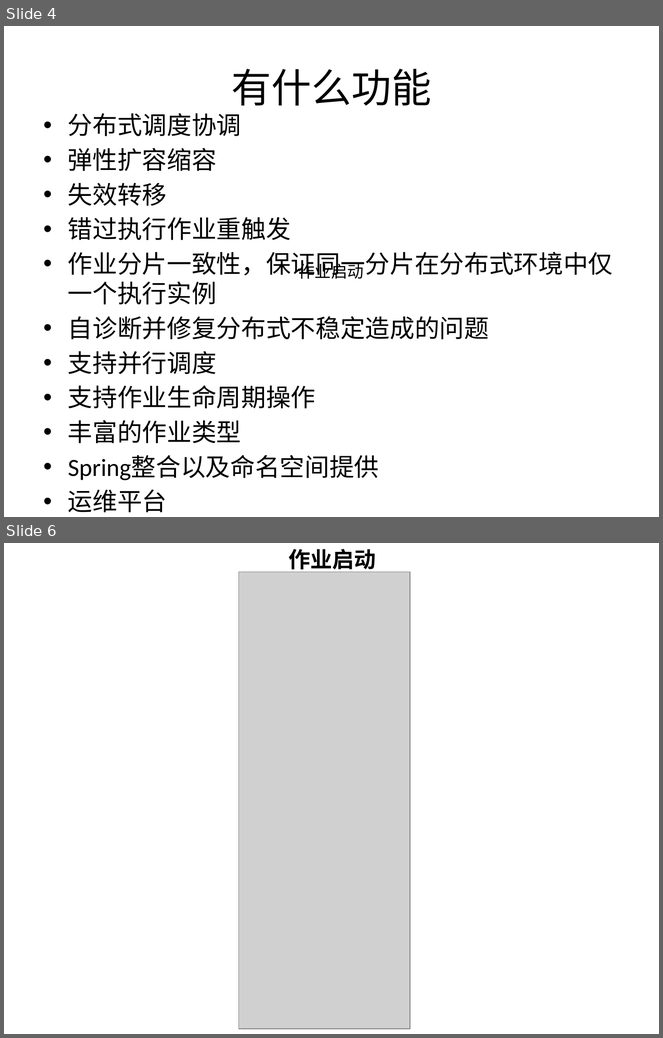
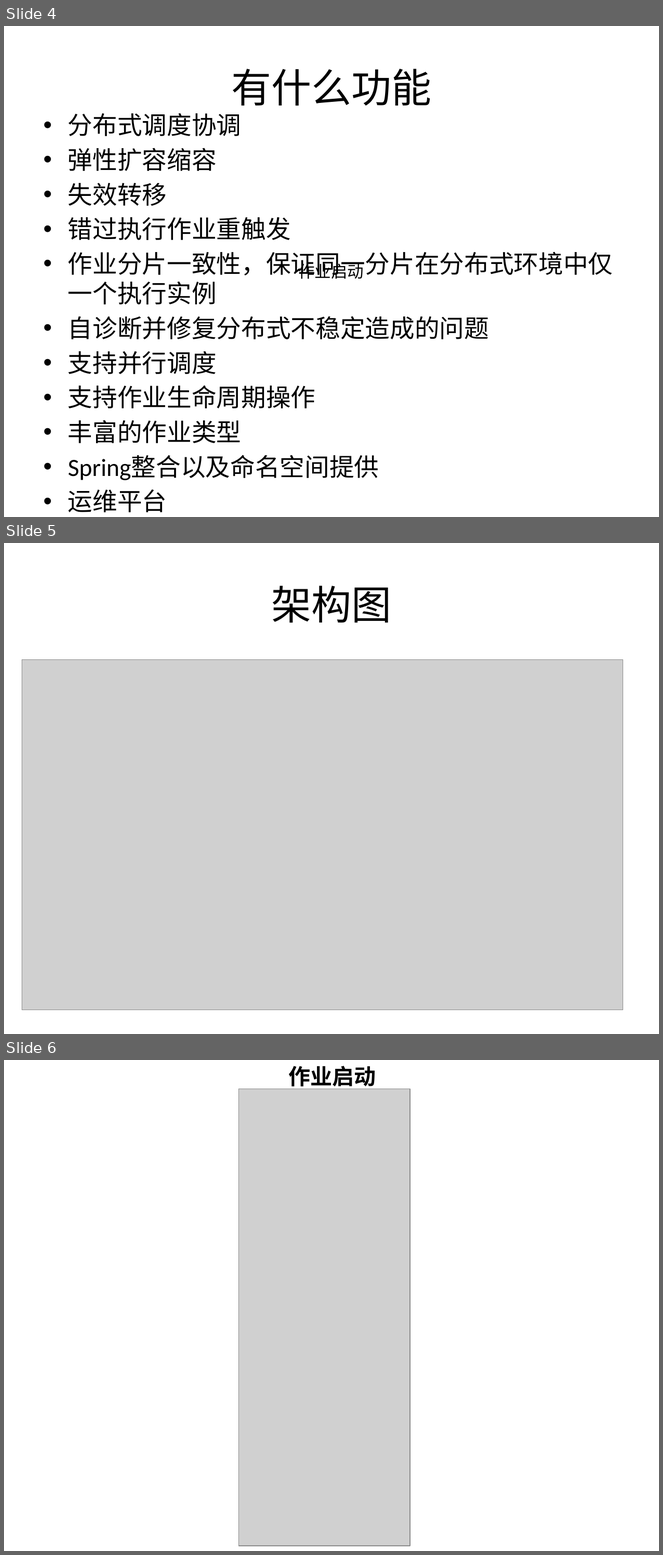
Before and after one commit to liuendy/practice, a slide deck: elastic-job-lite/elastic-job.pptx. Shown one above the other, each under a label of ours: slides 4 and 6 before the commit, slides 4, 5 and 6 after it; the slides between them are not shown. The pictures are 663x1038 and 663x1555 pixels, drawn with LibreOffice and Linux fonts; fonts in the diff are those of the drawing; grey boxes stand for pictures. Boxes give left, top, right and bottom in pixels: in the first picture for what was removed or moved away, otherwise in the second. Text is boxed around its words. In the diff, an @@ line names an element or a change of style, - is before the commit and + after.

```diff
--- a/elastic-job-lite/elastic-job.pptx
+++ b/elastic-job-lite/elastic-job.pptx
@@ slide 5 added at [4, 543, 659, 1034], background #FFFFFF @@
@@ title added at [271, 586, 391, 623], 44 pt, text #000000 @@
+架构图
@@ picture added at [22, 659, 623, 1010] @@
```
Also in this commit, not shown: 1 slide changed, 1 slide removed, 6 other files.
